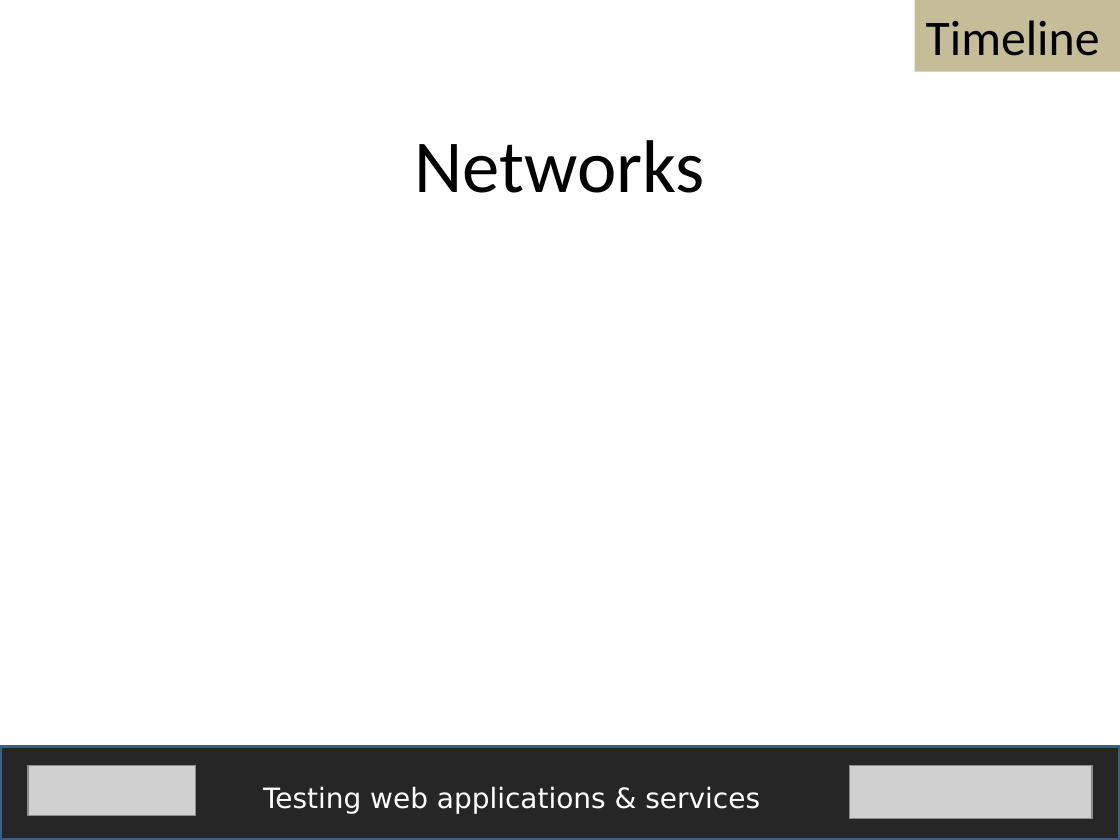
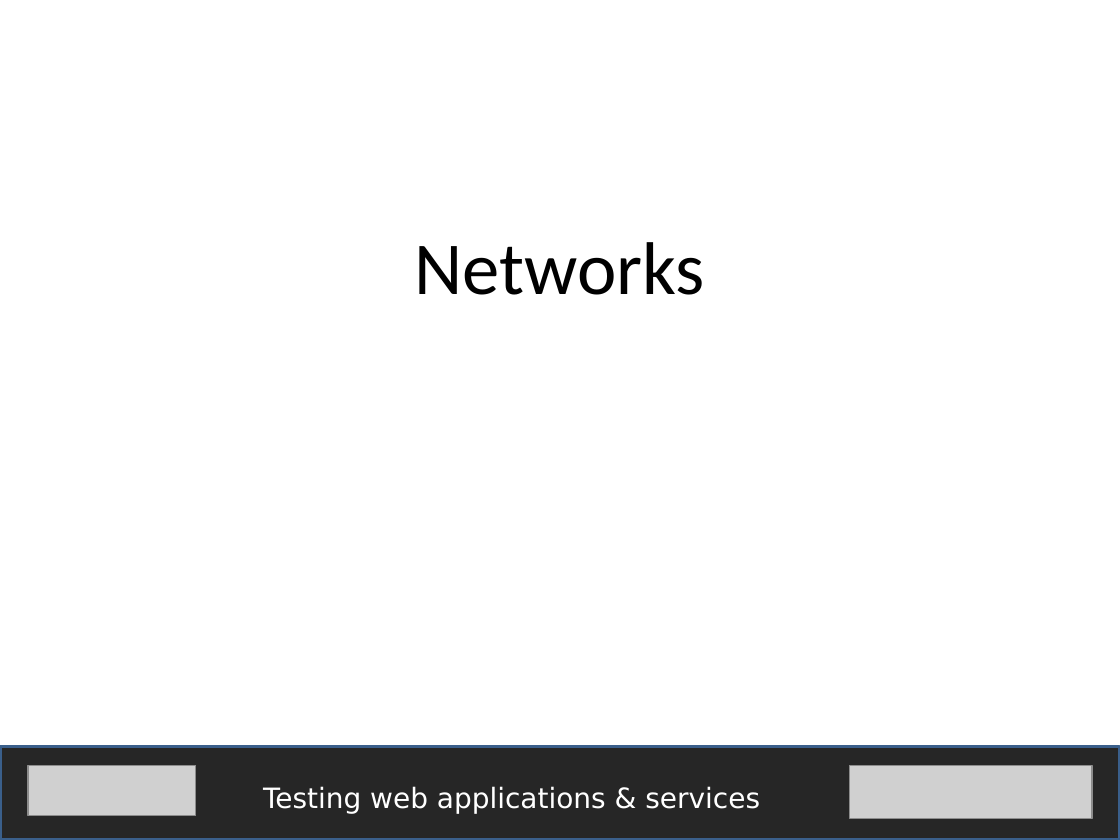
Before and after one commit to fijiaaron/testing-web-apps-and-services, a slide deck: slide 5 of presentations/A technical understanding of the web.pptx. Drawn at 1120x840 pixels with LibreOffice and Linux fonts; fonts in the diff are those of the drawing; grey boxes stand for pictures. Boxes give left, top, right and bottom in pixels: in the first picture for what was removed or moved away, otherwise in the second. Text is boxed around its words. In the diff, an @@ line names an element or a change of style, - is before the commit and + after.

```diff
--- a/presentations/A technical understanding of the web.pptx
+++ b/presentations/A technical understanding of the web.pptx
@@ rectangle removed at (x1=915, y1=0, x2=1120, y2=72) @@
-Timeline
@@ text "Networks" moved from (x1=415, y1=140, x2=705, y2=193) to (x1=415, y1=242, x2=705, y2=295) @@
```
Also in this commit, not shown: 7 slides added, 4 other files.
